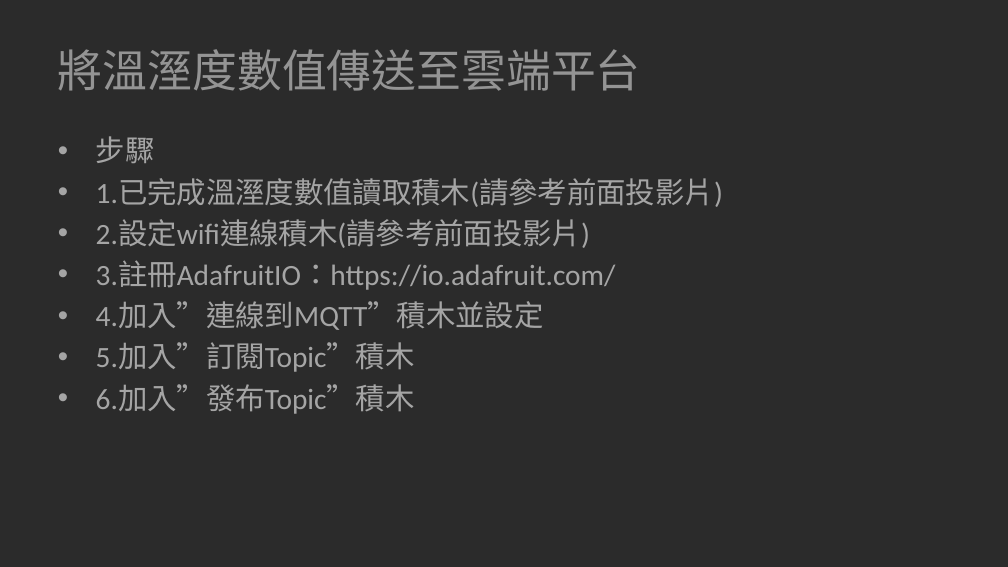
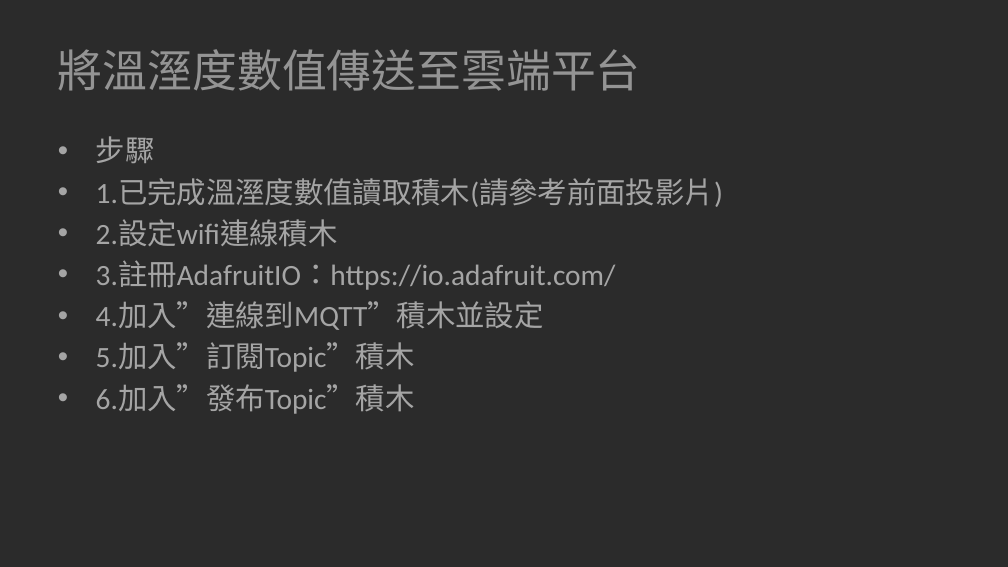
Before and after one commit to hsun520-dwhs/IoT, a slide deck: slide 13 of 04 感測器實作/04.01 溫溼度感測器實作/04.01溫溼度感測器實作_擴充版.pptx. Drawn at 1008x567 pixels with LibreOffice and Linux fonts; fonts in the diff are those of the drawing; background and template pictures are left out; a plain dark background stands for a picture behind light text. Boxes give left, top, right and bottom in pixels: in the first picture for what was removed or moved away, otherwise in the second. Text is boxed around its words. In the diff, an @@ line names an element or a change of style, - is before the commit and + after.

Commit message:
更新04.01投影片

```diff
--- a/04 感測器實作/04.01 溫溼度感測器實作/04.01溫溼度感測器實作_擴充版.pptx
+++ b/04 感測器實作/04.01 溫溼度感測器實作/04.01溫溼度感測器實作_擴充版.pptx
@@ text at (x1=96, y1=219, x2=338, y2=247): text changed @@
-• 2.設定wifi連線積木(請參考前面投影片)
+• 2.設定wifi連線積木
```
Also in this commit, not shown: 1 slide added.
